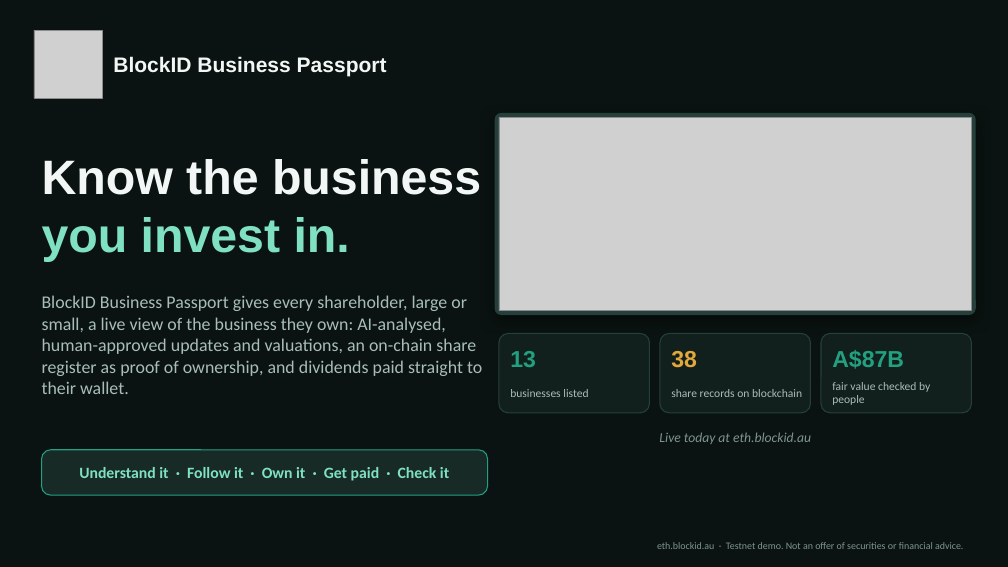
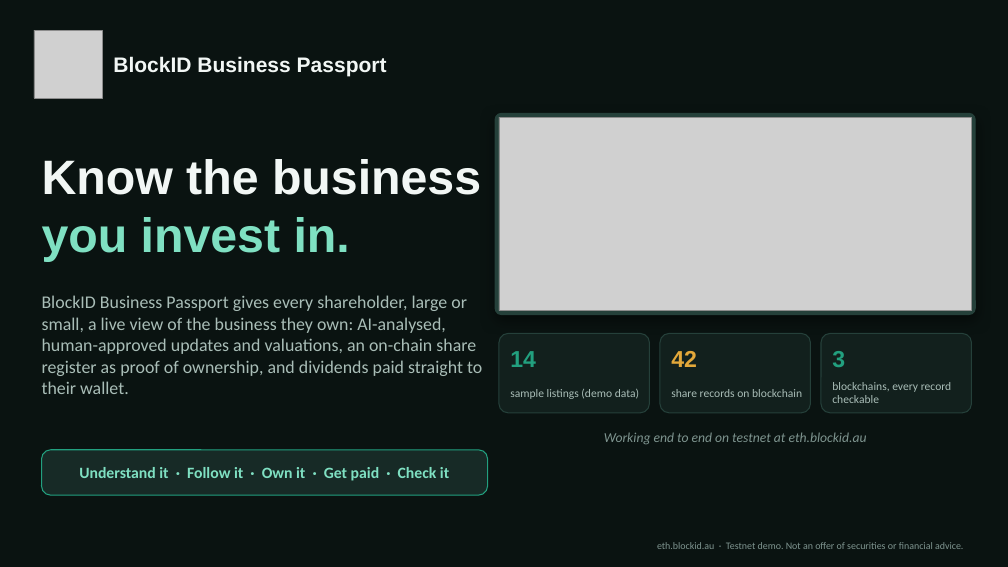
Before and after one commit to Blockid-au/eth-blockid-hackathon, a slide deck: slide 1 of docs/pitch/BlockID-Business-Passport-3min.pptx. Drawn at 1008x567 pixels with LibreOffice and Linux fonts; fonts in the diff are those of the drawing; grey boxes stand for pictures. Boxes give left, top, right and bottom in pixels: in the first picture for what was removed or moved away, otherwise in the second. Text is boxed around its words. In the diff, an @@ line names an element or a change of style, - is before the commit and + after.

```diff
--- a/docs/pitch/BlockID-Business-Passport-3min.pptx
+++ b/docs/pitch/BlockID-Business-Passport-3min.pptx
@@ text at [510,351,536,367]: text changed @@
-13
+14
@@ text at [671,351,697,367]: text changed @@
-38
+42
@@ text at [832,351,845,367]: text changed @@
-A$87B
+3
@@ text at [510,389,639,399]: text changed @@
-businesses listed
+sample listings (demo data)
@@ text at [832,382,951,403]: text changed @@
-fair value checked by people
+blockchains, every record checkable
@@ text at [604,432,867,444]: text changed @@
-Live today at eth.blockid.au
+Working end to end on testnet at eth.blockid.au
```
Also in this commit, not shown: 2 other slides changed, 42 other files.
